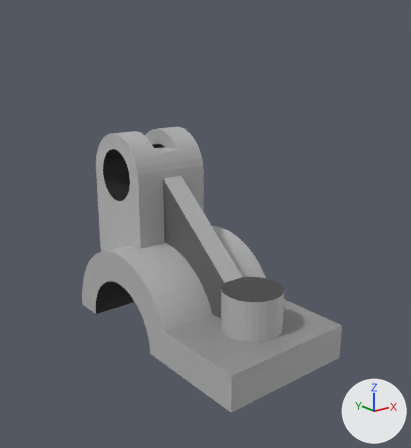
The glTF model Q1d.gltf, before and after one commit.
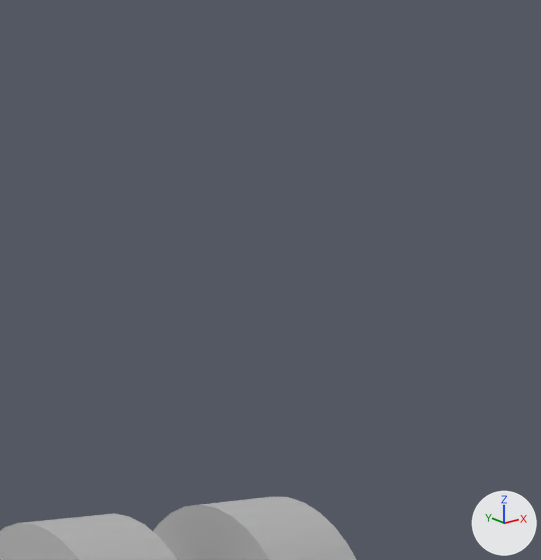
The first picture shows the older version from a 50 mm lens placed at (-14.6, -19.2, 12.4), pointed at (-1.9, -3.4, 6.1). The close-ups show both versions on the part from 26% to 59% of the width and 0% to 32% of the height of that picture; other places that the commit changed are outside them. The axes (+X, +Y, +Z) are drawn at lower right. The lights are the same throughout. Where no turn or scale is listed for an object, it has been applied to the vertices.

Objects in the first close-up: 'Q1d'.
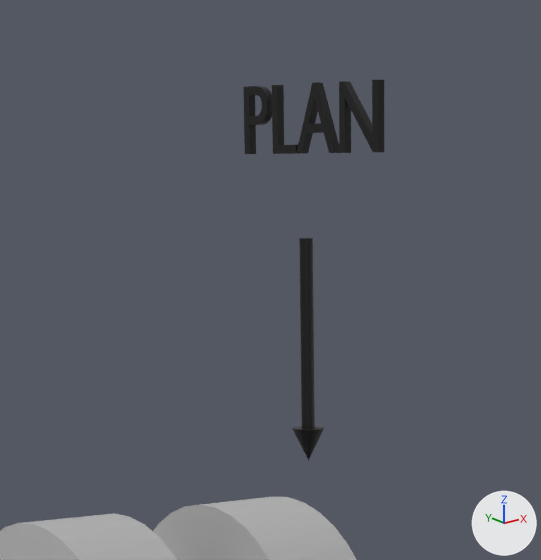
Location of each change, [x1, y1, x2, y2] in pixels of the close-ups (541 x 560 px):
'Text', added (black)
    after: [243, 80, 384, 154]
'Cylinder.001', added (black)
    after: [299, 238, 315, 429]
'Cone.001', added (black)
    after: [292, 426, 324, 461]

Patch to the scene script:
```diff
--- a/Q1d.gltf.py
+++ b/Q1d.gltf.py
@@ mat_material_010 @@
+mat_material_010 = principled_material('Material.010')
+mat_material_010.base_color = (0.0, 0.0, 0.0)  # black #000000
@@ mat_material_009 @@
+mat_material_009 = principled_material('Material.009')
+mat_material_009.base_color = (0.0, 0.0, 0.0)  # black #000000
@@ me_text_001 @@
+me_text_001.from_pydata(...)  # 166 vertices, 324 faces; spans x -0.05..0.03, y -2.37..-0.07, z 0.0..0.69
+me_text_001.materials.append(mat_material_010)  # black #000000
@@ me_cylinder_001 @@
+me_cylinder_001.from_pydata(...)  # 64 vertices, 124 faces; spans x -0.07..0.07, y -0.07..0.07, z -0.28..1.8
+me_cylinder_001.materials.append(mat_material_009)  # black #000000
@@ me_cone_001 @@
+me_cone_001.from_pydata(...)  # a 32-sided cone pointing to -z spanning x -0.174..0.174, y -0.174..0.174, z -0.174..0.174
+me_cone_001.materials.append(mat_material_009)  # black #000000
@@ ob_text @@
+ob_text = bpy.data.objects.new('Text', me_text_001)
+ob_text.location = (0.0, 1.54, 12.7)
@@ ob_cylinder_001 @@
+ob_cylinder_001 = bpy.data.objects.new('Cylinder.001', me_cylinder_001)
+ob_cylinder_001.location = (-0.01, 0.43, 10.06)
@@ ob_cone_001 @@
+ob_cone_001 = bpy.data.objects.new('Cone.001', me_cone_001)
+ob_cone_001.location = (-0.01, 0.43, 9.72)
```
